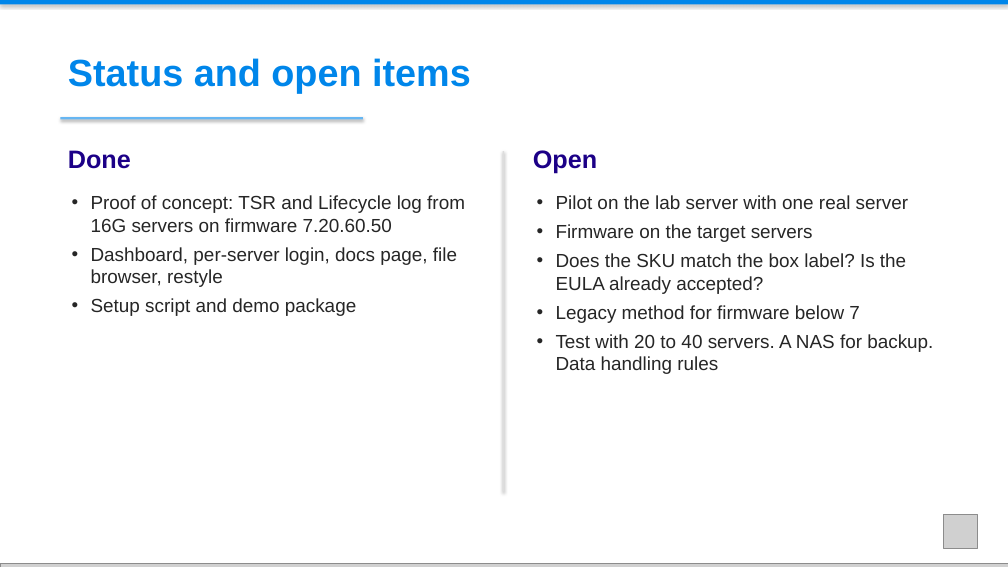
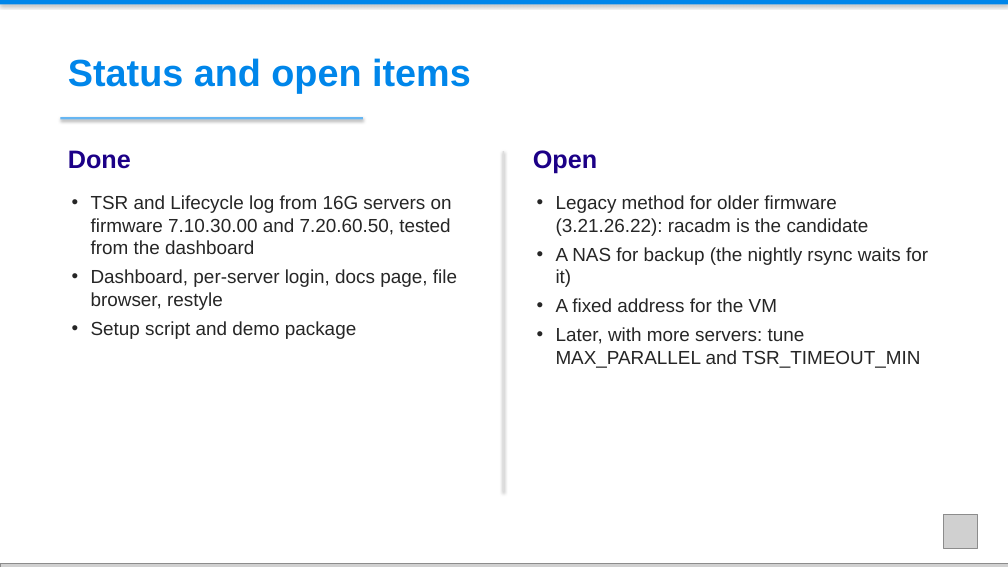
Before and after one commit to MingFei2001/Dell-Server-QA-Automation, a slide deck: slide 12 of docs/slides/idrac-day0-staging-reference.pptx. Drawn at 1008x567 pixels with LibreOffice and Linux fonts; fonts in the diff are those of the drawing; grey boxes stand for pictures. Boxes give left, top, right and bottom in pixels: in the first picture for what was removed or moved away, otherwise in the second. Text is boxed around its words. In the diff, an @@ line names an element or a change of style, - is before the commit and + after.

```diff
--- a/docs/slides/idrac-day0-staging-reference.pptx
+++ b/docs/slides/idrac-day0-staging-reference.pptx
@@ text at (x1=91, y1=195, x2=452, y2=254): text changed @@
-• Proof of concept: TSR and Lifecycle log from 16G servers on firmware 7.20.60.50
+• TSR and Lifecycle log from 16G servers on firmware 7.10.30.00 and 7.20.60.50, tested from the dashboard
@@ text at (x1=556, y1=195, x2=928, y2=368): text changed @@
-• Pilot on the lab server with one real server
-• Firmware on the target servers
-• Does the SKU match the box label? Is the EULA already accepted?
-• Legacy method for firmware below 7
-• Test with 20 to 40 servers. A NAS for backup. Data handling rules
+• Legacy method for older firmware (3.21.26.22): racadm is the candidate
+• A NAS for backup (the nightly rsync waits for it)
+• A fixed address for the VM
+• Later, with more servers: tune MAX_PARALLEL and TSR_TIMEOUT_MIN
```
Also in this commit, not shown: 3 other slides changed, 16 other files.
